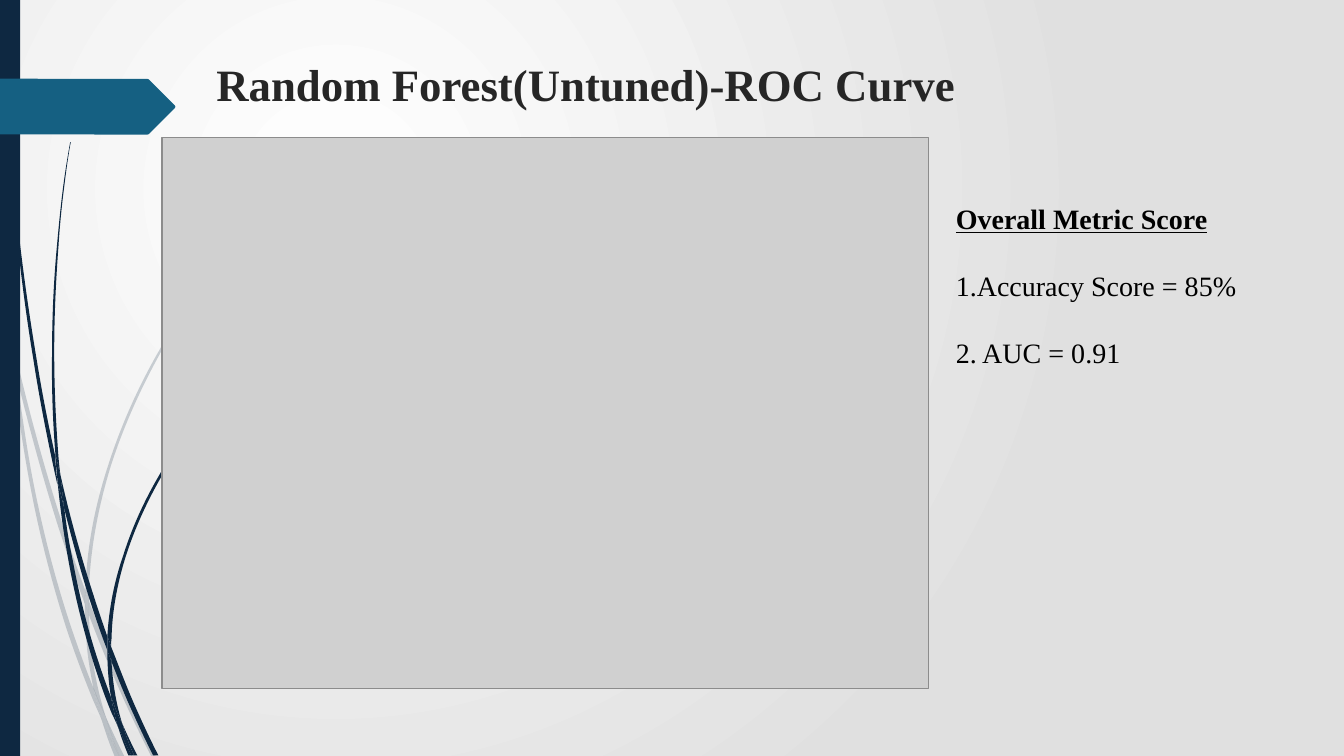
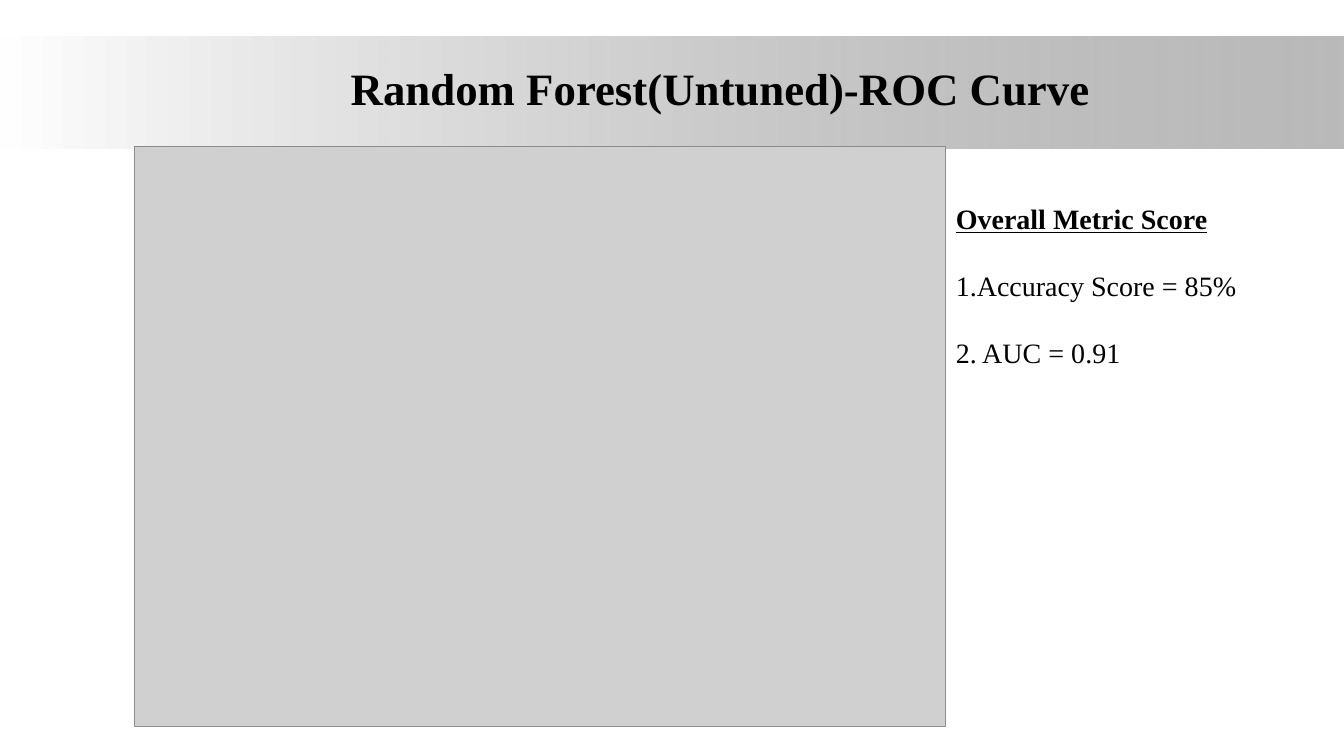
Before and after one commit to James-tech4/JAMES-PHASE-3-DSPT-8-PROJECT, a slide deck: slide 16 of Presentation.pptx (slide 15 before the commit). Drawn at 1344x756 pixels with LibreOffice and Linux fonts; fonts in the diff are those of the drawing; grey boxes stand for pictures; background and template pictures are left out. Boxes give left, top, right and bottom in pixels: in the first picture for what was removed or moved away, otherwise in the second. Text is boxed around its words. In the diff, an @@ line names an element or a change of style, - is before the commit and + after.

```diff
--- a/Presentation.pptx
+++ b/Presentation.pptx
@@ background gradient #FFFFFF to #E1E1E1 to #FFFFFF @@
@@ rectangle removed at (0,0,20,756) @@
@@ rectangle added at (0,36,1344,147), fill gradient #FFFFFF to #808080 @@
@@ title "Random Forest(Untuned)-ROC Curve" at (351,74,1089,115): text colour #262626 to #000000; alignment left to centre; vertical alignment top to middle @@
@@ freeform shape removed at (0,79,175,134) @@
@@ picture: place and size @@
-picture at (162,138,929,689)
+picture at (135,147,947,727)
@@ group removed at (0,154,315,756): 10 freeform shapes @@
@@ group removed at (3,0,262,756): 12 freeform shapes @@
```
Also in this commit, not shown: 21 other slides changed, 1 slide added, 1 other file.
